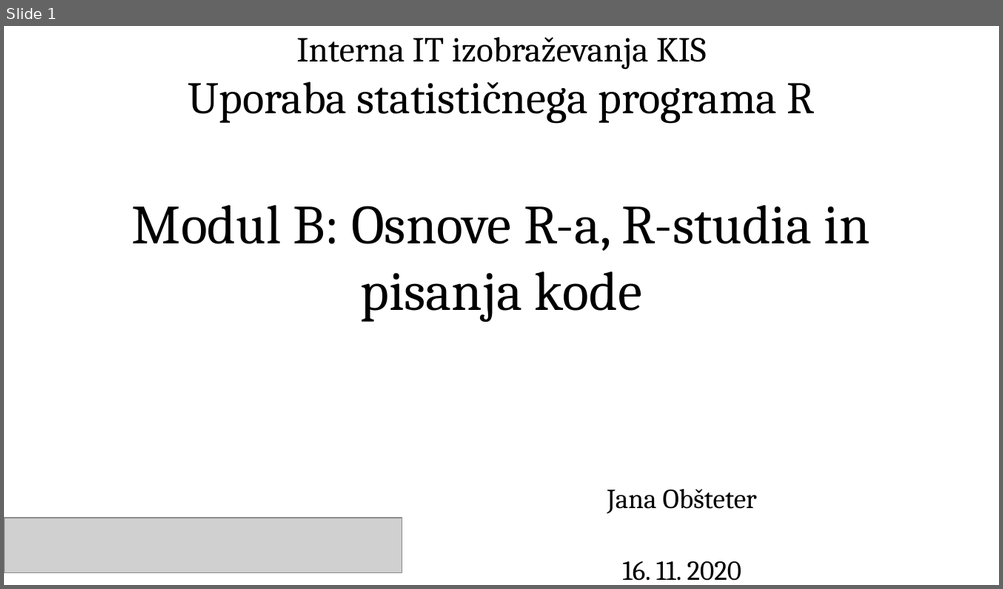
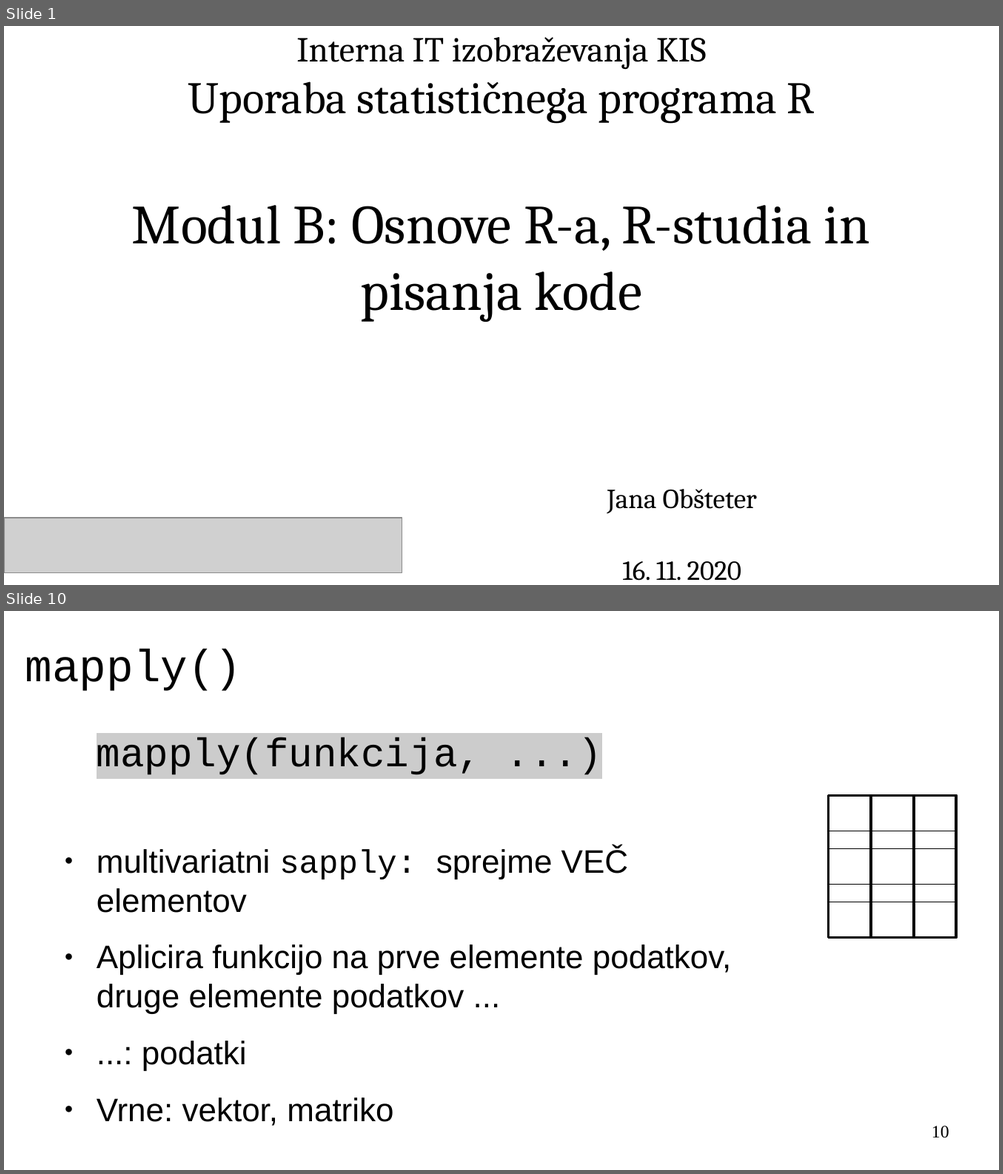
Before and after one commit to janaobsteter/R_tecaj, a slide deck: ModulB/ITTecaj_R_ModulB.odp. Shown one above the other, each under a label of ours: slide 1 before the commit, slides 1 and 10 after it; the slides between them are not shown. The pictures are 1003x589 and 1003x1174 pixels, drawn with LibreOffice and Linux fonts; fonts in the diff are those of the drawing; grey boxes stand for pictures. Boxes give left, top, right and bottom in pixels: in the first picture for what was removed or moved away, otherwise in the second. Text is boxed around its words. In the diff, an @@ line names an element or a change of style, - is before the commit and + after.

```diff
--- a/ModulB/ITTecaj_R_ModulB.odp
+++ b/ModulB/ITTecaj_R_ModulB.odp
@@ slide 10 added at <box>4,611,999,1170</box>, background #FFFFFF @@
@@ title added at <box>25,649,242,691</box>, 36 pt, text #000000 @@
+mapply()
@@ text added at <box>96,738,731,1126</box>, 26 pt, text #000000 @@
+mapply(funkcija, ...)
+● multivariatni sapply: sprejme VEČ elementov
+● Aplicira funkcijo na prve elemente podatkov, druge elemente podatkov ...
+● ...: podatki
+● Vrne: vektor, matriko
@@ rectangle added at <box>828,796,871,832</box>, outline #000000 0.51 pt @@
@@ rectangle added at <box>828,796,871,937</box>, outline #000000 2.3 pt @@
@@ rectangle added at <box>871,796,913,832</box>, outline #000000 0.51 pt @@
@@ rectangle added at <box>871,796,913,937</box>, outline #000000 2.3 pt @@
@@ rectangle added at <box>913,796,956,832</box>, outline #000000 0.51 pt @@
@@ rectangle added at <box>913,796,956,937</box>, outline #000000 2.3 pt @@
@@ rectangle added at <box>828,849,871,885</box>, outline #000000 0.51 pt @@
@@ rectangle added at <box>871,849,913,885</box>, outline #000000 0.51 pt @@
@@ rectangle added at <box>913,849,956,885</box>, outline #000000 0.51 pt @@
@@ rectangle added at <box>828,903,871,937</box>, outline #000000 0.51 pt @@
@@ rectangle added at <box>871,903,913,937</box>, outline #000000 0.51 pt @@
@@ rectangle added at <box>913,903,956,937</box>, outline #000000 0.51 pt @@
@@ page number added at <box>931,1126,949,1139</box>, 14 pt, text #000000 @@
+10
```
Also in this commit, not shown: 27 slides changed, 22 other slides added, 1 slide removed, 2 other files.
